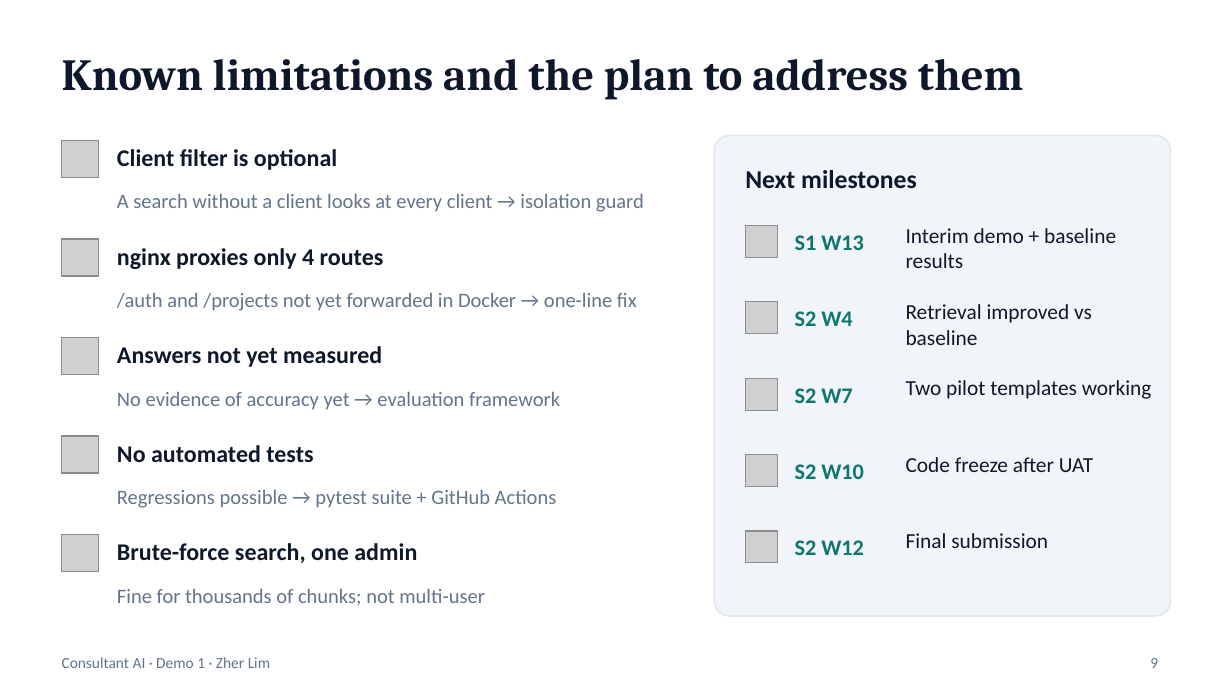
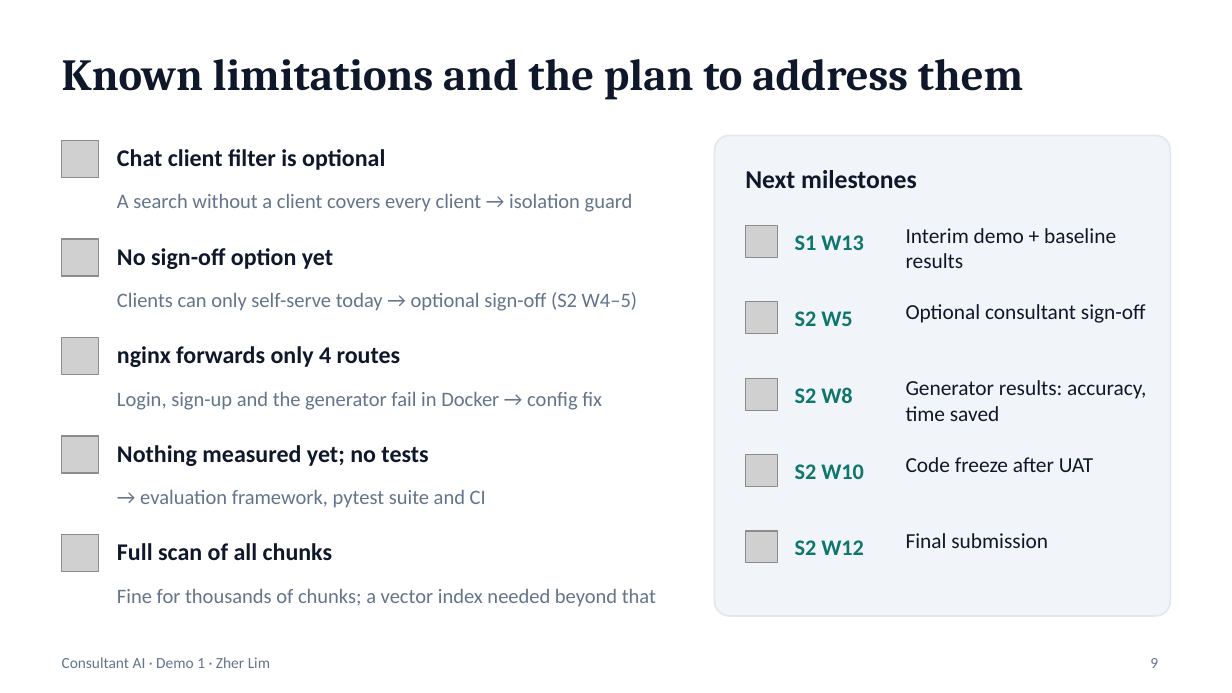
Before and after one commit to zherl25/Consultancy_Project, a slide deck: slide 9 of docs/presentations/Demo1_Consultant_AI.pptx. Drawn at 1232x693 pixels with LibreOffice and Linux fonts; fonts in the diff are those of the drawing; grey boxes stand for pictures. Boxes give left, top, right and bottom in pixels: in the first picture for what was removed or moved away, otherwise in the second. Text is boxed around its words. In the diff, an @@ line names an element or a change of style, - is before the commit and + after.

```diff
--- a/docs/presentations/Demo1_Consultant_AI.pptx
+++ b/docs/presentations/Demo1_Consultant_AI.pptx
@@ text at box(117, 149, 385, 170): text changed @@
-Client filter is optional
+Chat client filter is optional
@@ text at box(117, 194, 633, 212): text changed @@
-A search without a client looks at every client → isolation guard
+A search without a client covers every client → isolation guard
@@ text at box(117, 248, 333, 269): text changed @@
-nginx proxies only 4 routes
+No sign-off option yet
@@ text at box(117, 292, 637, 311): text changed @@
-/auth and /projects not yet forwarded in Docker → one-line fix
+Clients can only self-serve today → optional sign-off (S2 W4–5)
@@ text at box(795, 311, 852, 326): text changed @@
-S2 W4
+S2 W5
@@ text at box(906, 304, 1146, 323): text changed @@
-Retrieval improved vs baseline
+Optional consultant sign-off
@@ text at box(117, 346, 401, 367): text changed @@
-Answers not yet measured
+nginx forwards only 4 routes
@@ text at box(795, 387, 852, 403): text changed @@
-S2 W7
+S2 W8
@@ text at box(906, 380, 1146, 421): text changed @@
-Two pilot templates working
+Generator results: accuracy, time saved
@@ text at box(117, 392, 602, 410): text changed @@
-No evidence of accuracy yet → evaluation framework
+Login, sign-up and the generator fail in Docker → config fix
@@ text at box(117, 445, 428, 466): text changed @@
-No automated tests
+Nothing measured yet; no tests
@@ text at box(140, 490, 486, 508): text changed @@
-Regressions possible → pytest suite + GitHub Actions
+→ evaluation framework, pytest suite and CI
@@ text at box(117, 543, 333, 560): text changed @@
-Brute-force search, one admin
+Full scan of all chunks
@@ text at box(117, 589, 656, 607): text changed @@
-Fine for thousands of chunks; not multi-user
+Fine for thousands of chunks; a vector index needed beyond that
```
Also in this commit, not shown: 5 other slides changed, 3 slides added, 3 slides removed.
